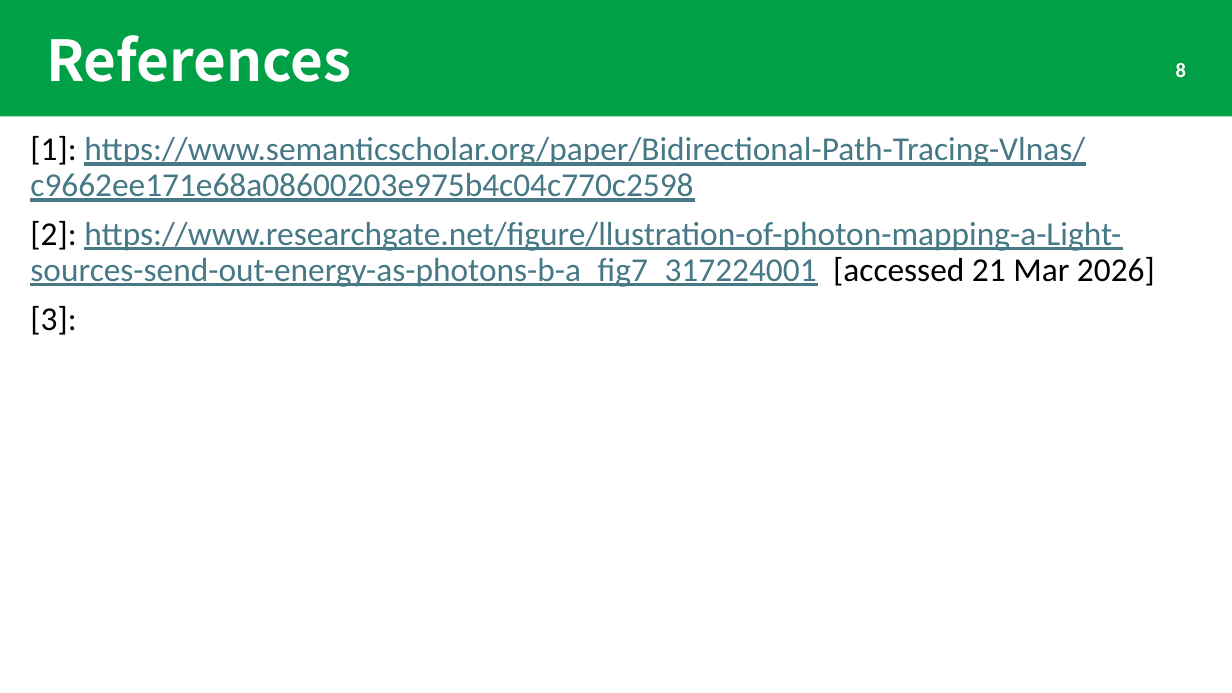
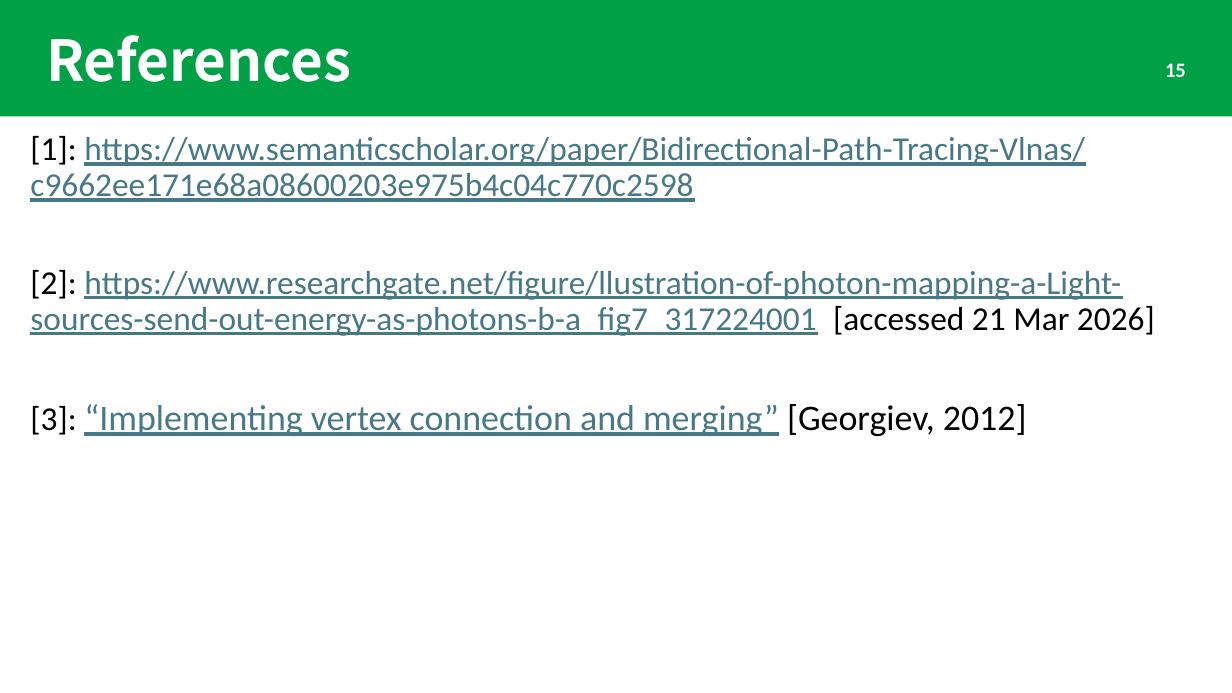
Before and after one commit to ichi-raven/paper-introductions, a slide deck: slide 15 of Light Transport Simulation with Vertex Connection and Merging.pptx (slide 8 before the commit). Drawn at 1232x693 pixels with LibreOffice and Linux fonts; fonts in the diff are those of the drawing. Boxes give left, top, right and bottom in pixels: in the first picture for what was removed or moved away, otherwise in the second. Text is boxed around its words. In the diff, an @@ line names an element or a change of style, - is before the commit and + after.

```diff
--- a/Light Transport Simulation with Vertex Connection and Merging.pptx
+++ b/Light Transport Simulation with Vertex Connection and Merging.pptx
@@ page number at bbox=[1165, 63, 1186, 77]: text changed @@
-8
+15
@@ text at bbox=[30, 404, 1027, 436]: text changed; size 26 to 28 pt; text colour #000000 to #467886 @@
-[3]:
+[3]: “Implementing vertex connection and merging” [Georgiev, 2012]
```
Also in this commit, not shown: 3 other slides changed, 8 slides added, 1 slide removed, 1 other file.
